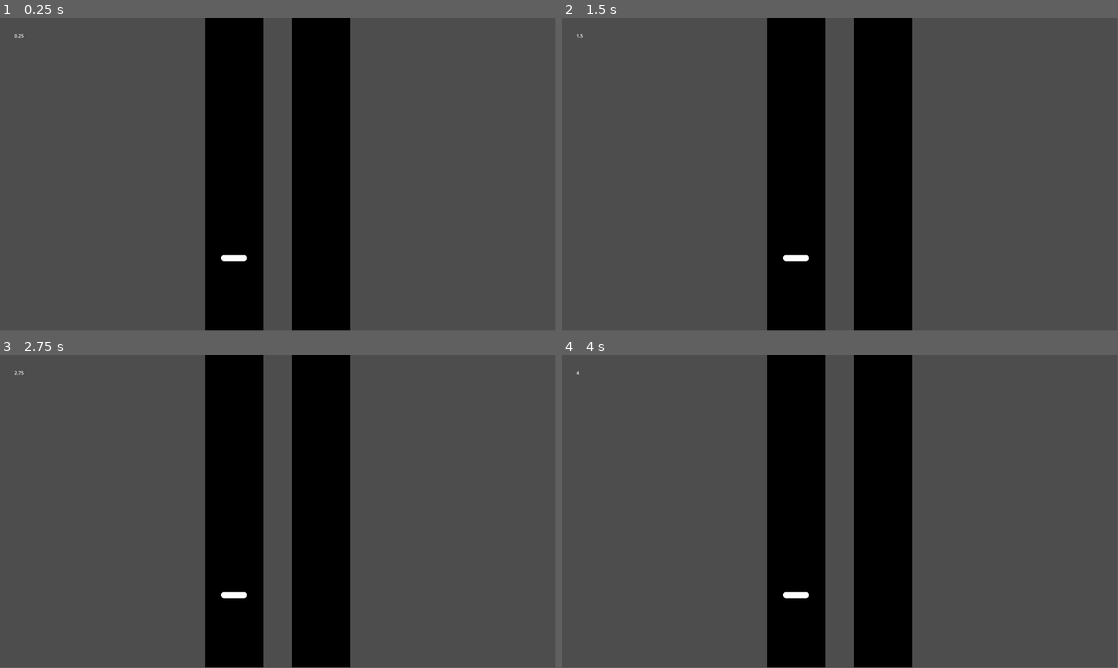
Above: before the commit, frames 1-4 (two rows, left to right).
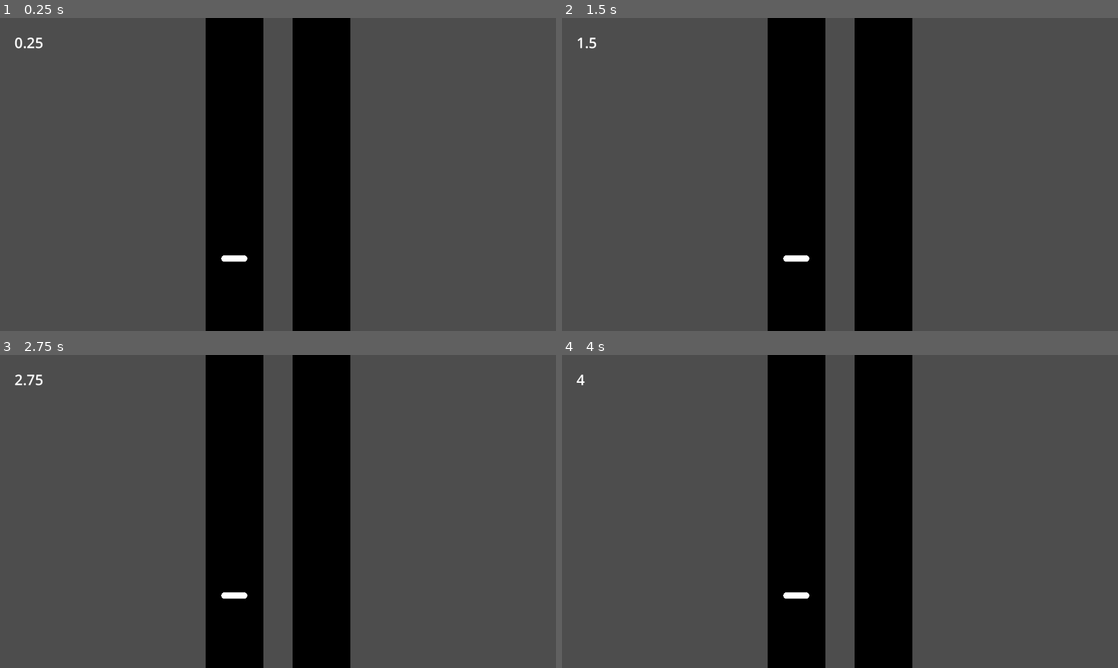
Above: after the commit, the same moments.

Repository: steamboatsonic/JamBop
Game: Godot game, scene res://Gameplay.tscn
Same seed, same stepped clock (60 frames per second), same inputs: the game is played once before the commit and once after it.
Inputs:
- Up to frame 1 (0.25 s): no input
- Up to frame 2 (1.5 s): no input
- Up to frame 3 (2.75 s): no input
- Up to frame 4 (4 s): no input
In our replay, the window is 799x449 before the commit and 800x450 after it. These sizes can differ from the game's own. Grey fills any space a smaller window leaves; there, only what the larger window draws over its background counts as a difference.

The runs differ from the first frame. In frame 1, 0.4% of the frame differs, in the area x 2-63%, y 0-100%; in frame 2, 0.4%; in frame 3, 0.4%; in frame 4, 0.4%.

Commit message:
Making Gems
- Made MetaData for gems (GemParent)
- GemManager generates a Gem, trying to set metadata as well
- Debug now runs in a window, and debug text is bigger

Diff:
--- /dev/null
+++ b/DebugText.tres
@@ -0,0 +1,7 @@
+[gd_resource type="Theme" load_steps=2 format=3 uid="uid://cjvjkqvf2jvlb"]
+
+[sub_resource type="SystemFont" id="SystemFont_rv26m"]
+
+[resource]
+default_font = SubResource("SystemFont_rv26m")
+default_font_size = 50
--- a/Gameplay.tscn
+++ b/Gameplay.tscn
@@ -1,8 +1,9 @@
-[gd_scene load_steps=4 format=3 uid="uid://cafk0bkxikm2q"]
+[gd_scene load_steps=5 format=3 uid="uid://cafk0bkxikm2q"]
 
 [ext_resource type="Texture2D" uid="uid://buh3in1ean0js" path="res://Art/GemBasic.png" id="1_e5u1s"]
 [ext_resource type="Script" path="res://GemManager.gd" id="2_xov5c"]
 [ext_resource type="Script" path="res://DebugText.gd" id="3_8gbxe"]
+[ext_resource type="Theme" uid="uid://cjvjkqvf2jvlb" path="res://DebugText.tres" id="3_qkf4m"]
 
 [node name="Node2D" type="Node2D"]
 
@@ -26,18 +27,23 @@
 
 [node name="GemContainer" type="Node2D" parent="."]
 
-[node name="GemParent" type="Sprite2D" parent="GemContainer"]
+[node name="GemManager" type="Node" parent="GemContainer"]
+script = ExtResource("2_xov5c")
+
+[node name="GemParent" type="Sprite2D" parent="GemContainer/GemManager"]
 position = Vector2(809, 830)
 scale = Vector2(0.35, 0.35)
 texture = ExtResource("1_e5u1s")
-
-[node name="GemManager" type="Node" parent="GemContainer"]
-script = ExtResource("2_xov5c")
+metadata/TimingMSec = 0.0
+metadata/Lane = 0
+metadata/Instrument = ""
+metadata/Special = 0
 
 [node name="DebugText" type="RichTextLabel" parent="."]
 offset_left = 50.0
 offset_top = 50.0
-offset_right = 410.0
+offset_right = 680.0
 offset_bottom = 172.0
+theme = ExtResource("3_qkf4m")
 text = "Debug text!"
 script = ExtResource("3_8gbxe")
--- a/GemManager.gd
+++ b/GemManager.gd
@@ -9,11 +9,16 @@
 
 # Called when the node enters the scene tree for the first time.
 func _ready():
-	pass
+	var gems = [1];
+	# gems[0] = $GemParent.Duplicate();
+	#Generate the Gems
+	gems[0] = $GemParent.duplicate();
+	# gems[0].set_meta(TimingMSec, 10000.00);
+
+
 
 # Called every frame. 'delta' is the elapsed time since the previous frame.
 func _process(delta):
 	# var startTime = Get_Ticks_MSec ();
 	todaysTime = Time.get_unix_time_from_system() - startTime;
 	get_node("../../DebugText").text = str(todaysTime);
-	pass
--- a/project.godot
+++ b/project.godot
@@ -17,9 +17,11 @@
 
 [display]
 
-window/size/viewport_width=1920
-window/size/viewport_height=1080
+window/size/viewport_width=960
+window/size/viewport_height=540
 window/size/borderless=true
+window/stretch/mode="viewport"
+window/stretch/scale=0.5
 
 [rendering]
 
